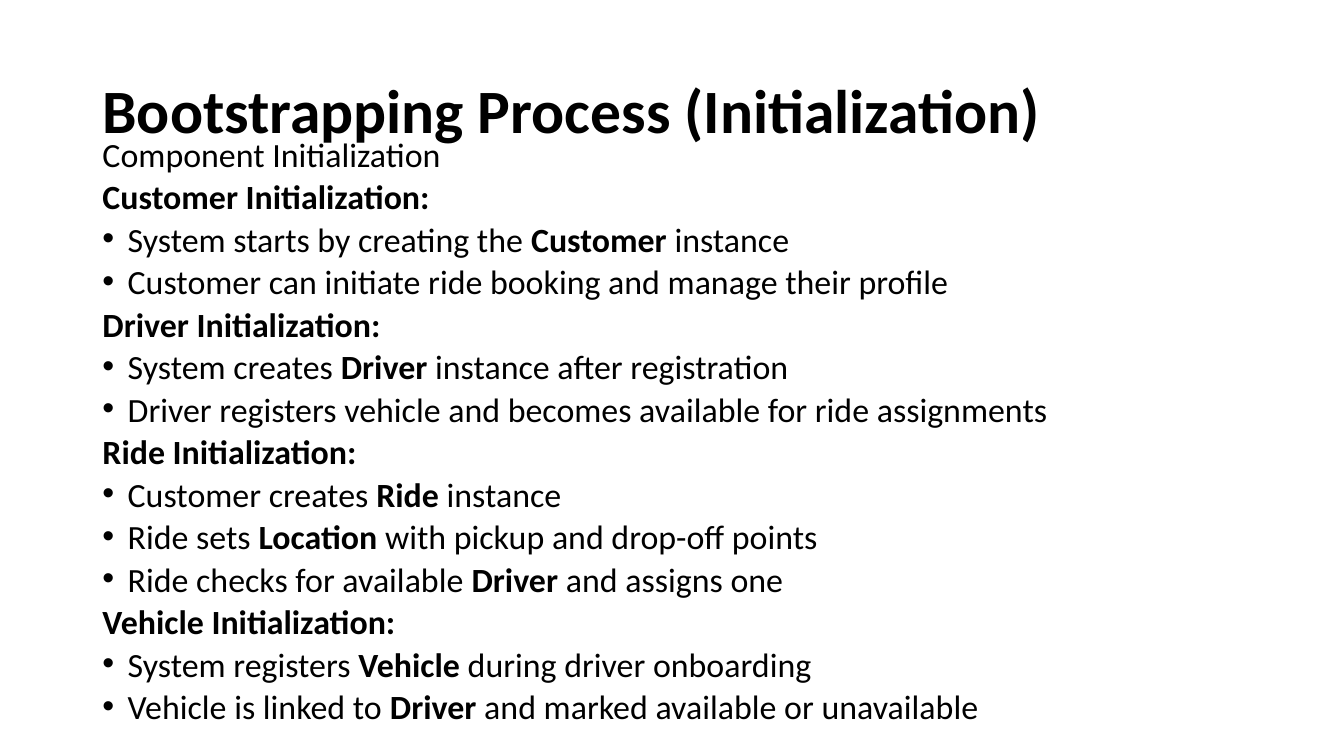
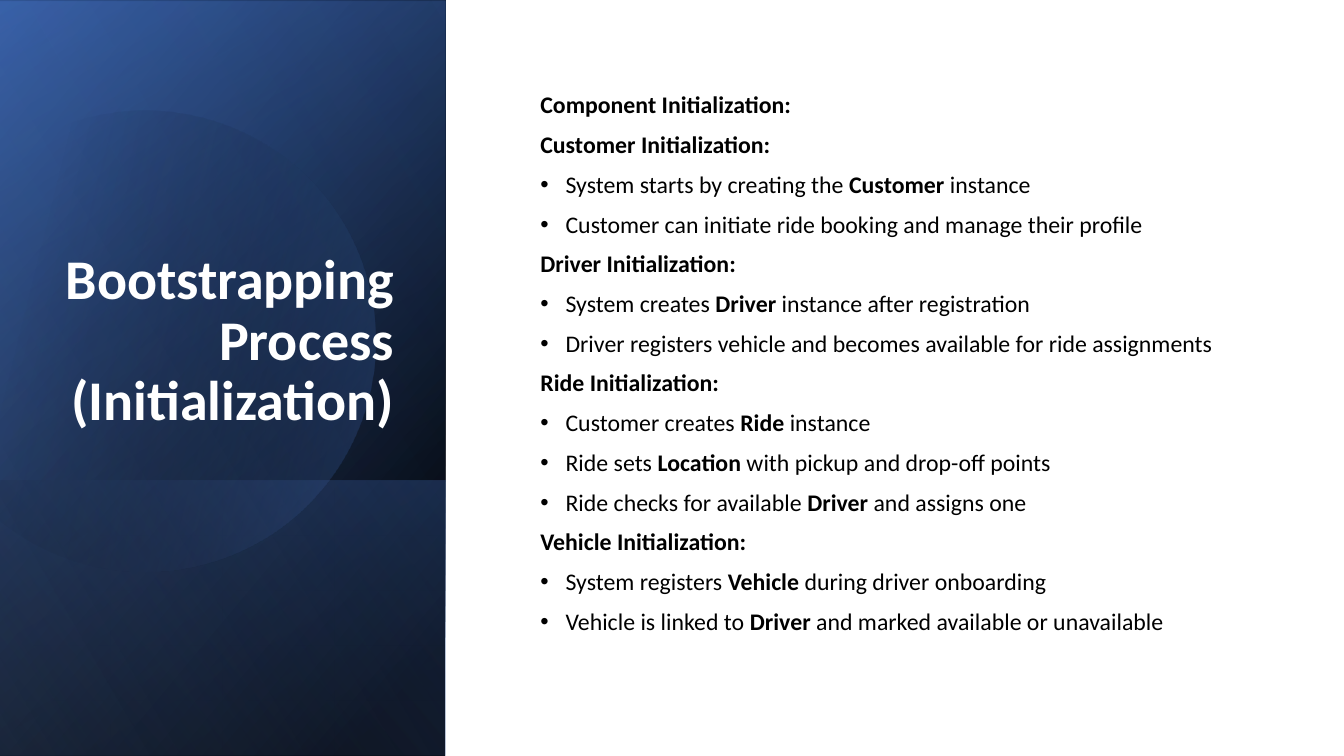
Before and after one commit to CheetoBuri/SE_SmartRide, a slide deck: slide 23 of 523K0010_523K0013.pptx. Drawn at 1344x756 pixels with LibreOffice and Linux fonts; fonts in the diff are those of the drawing. Boxes give left, top, right and bottom in pixels: in the first picture for what was removed or moved away, otherwise in the second. Text is boxed around its words. In the diff, an @@ line names an element or a change of style, - is before the commit and + after.

```diff
--- a/523K0010_523K0013.pptx
+++ b/523K0010_523K0013.pptx
@@ rectangle added at [0,0,1344,756], fill #FFFFFF @@
@@ rectangle added at [0,0,446,756], fill gradient #000000 to #2F5597 @@
@@ rectangle added at [0,1,446,756], fill gradient #000000 to #4472C4 @@
@@ rectangle added at [0,0,446,755], fill gradient #000000 to #8FAADC @@
@@ freeform shape added at [0,56,431,618], fill gradient #000000 to #4472C4 @@
@@ title "Bootstrapping Process (Initialization)": place and size @@
-title "Bootstrapping Process (Initialization)" at [102,87,1040,148]
+title "Bootstrapping Process (Initialization)" at [66,259,394,429]
@@ title "Bootstrapping Process (Initialization)" at [66,259,394,429]: size 44 to 40 pt, text colour #000000 to #FFFFFF; alignment left to right; vertical alignment middle to bottom @@
@@ text "Component Initialization:": place and size @@
-text "Component Initialization:" at [102,139,1047,720]
+text "Component Initialization:" at [540,96,1212,630]
@@ text "Component Initialization:" at [540,96,1212,630]: vertical alignment top to middle @@
@@ text at [540,96,791,117]: text changed; size 24.2 to 17 pt; bold on @@
-Component Initialization
+Component Initialization:
@@ text at [540,136,1212,630]: size 24.2 to 17 pt; line spacing 0.7 to 0.9 @@
@@ rectangle added at [0,480,446,756], fill gradient #4472C4 to #000000 @@
```
Also in this commit, not shown: 29 other slides changed.
